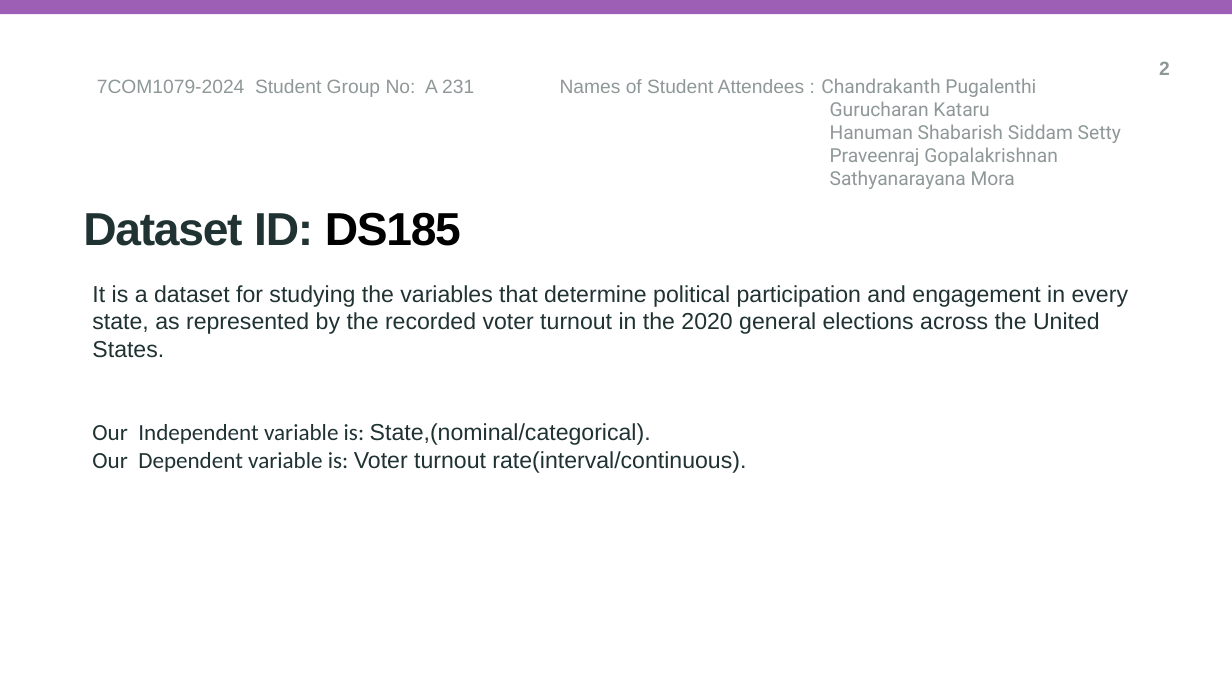
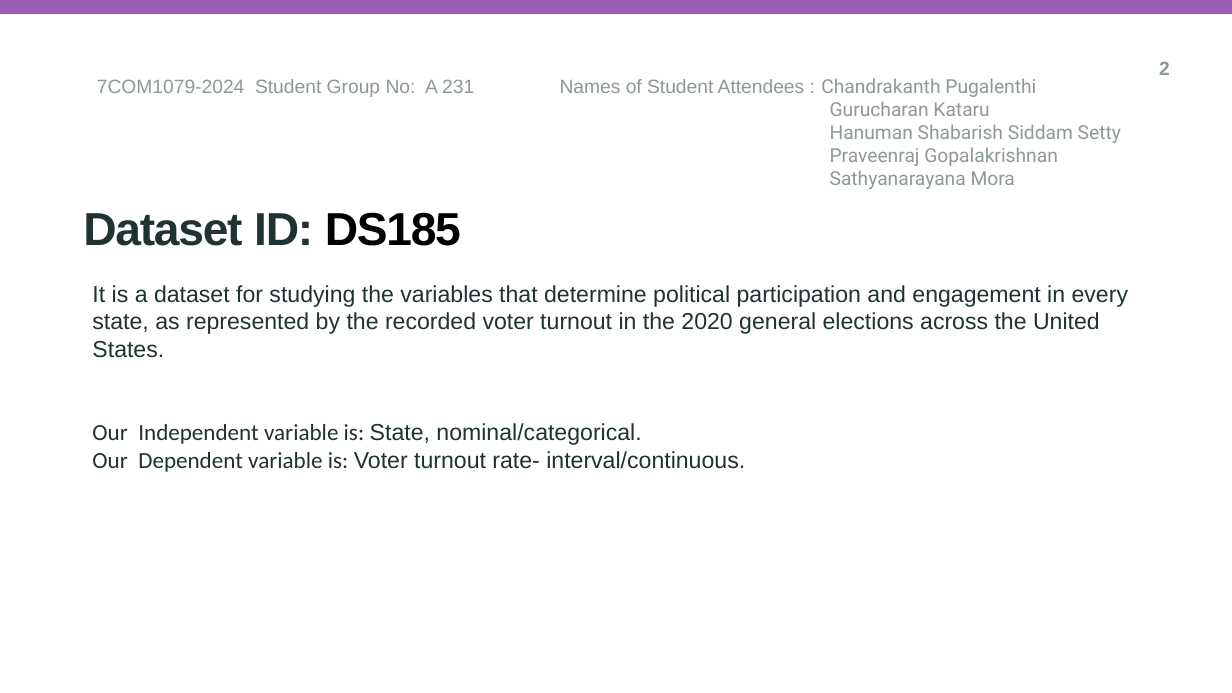
Before and after one commit to ChandrakanthPugalenthi/A-231, a slide deck: slide 2 of Research question/reseach_question_presentation.pptx. Drawn at 1232x693 pixels with LibreOffice and Linux fonts; fonts in the diff are those of the drawing; background and template pictures are left out. Boxes give left, top, right and bottom in pixels: in the first picture for what was removed or moved away, otherwise in the second. Text is boxed around its words. In the diff, an @@ line names an element or a change of style, - is before the commit and + after.

```diff
--- a/Research question/reseach_question_presentation.pptx
+++ b/Research question/reseach_question_presentation.pptx
@@ text at bbox=[92, 423, 745, 472]: text changed @@
-Our Independent variable is: State,(nominal/categorical).
-Our Dependent variable is: Voter turnout rate(interval/continuous).
+Our Independent variable is: State, nominal/categorical.
+Our Dependent variable is: Voter turnout rate- interval/continuous.
```
Also in this commit, not shown: 2 other slides changed, 2 slides removed.
